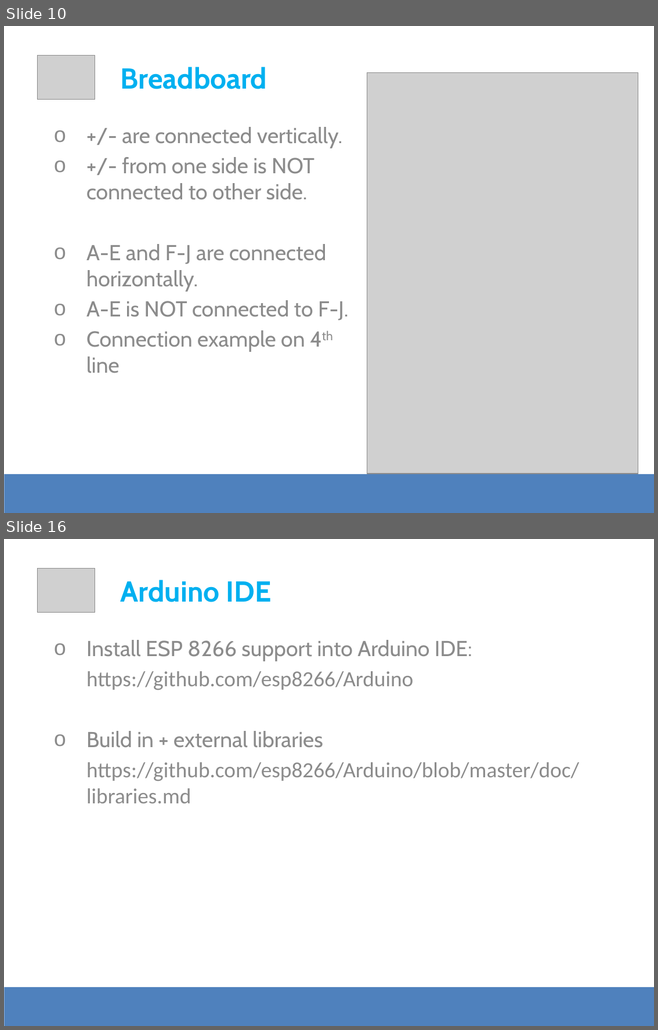
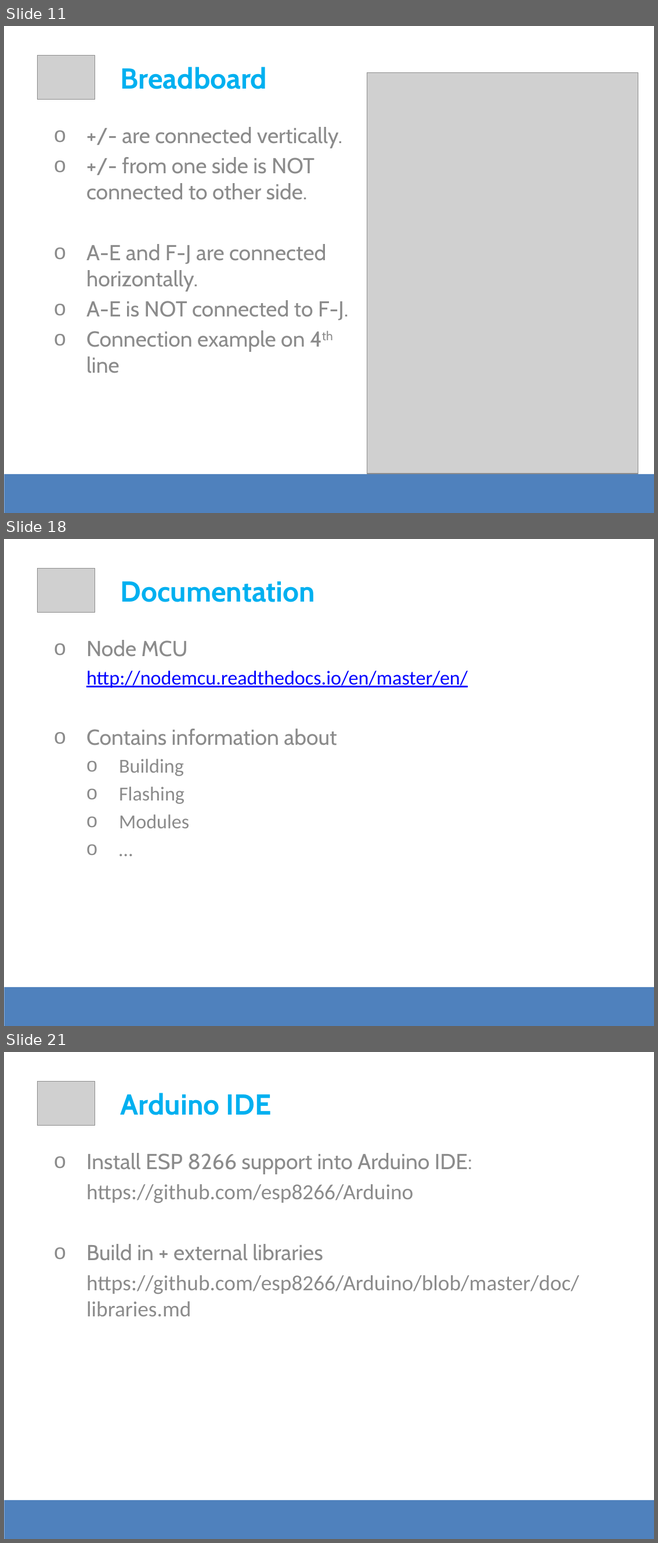
Before and after one commit to apolo-11/es-workshop-esp8266, a slide deck: DevSession - ESP8266.pptx. Shown one above the other, each under a label of ours: slides 10 and 16 before the commit, slides 11, 18 and 21 after it; the slides between them are not shown. The pictures are 658x1030 and 658x1543 pixels, drawn with LibreOffice and Linux fonts; fonts in the diff are those of the drawing; grey boxes stand for pictures. Boxes give left, top, right and bottom in pixels: in the first picture for what was removed or moved away, otherwise in the second. Text is boxed around its words. In the diff, an @@ line names an element or a change of style, - is before the commit and + after.

```diff
--- a/DevSession - ESP8266.pptx
+++ b/DevSession - ESP8266.pptx
@@ slide 18 added at box(4, 539, 654, 1026), background #FFFFFF @@
@@ picture added at box(37, 568, 95, 613) @@
@@ text added at box(121, 581, 315, 602), 32 pt, text #00B0F0, bold @@
+Documentation
@@ text added at box(86, 640, 467, 828), 22 pt, text #8C8C8C @@
+o Node MCU
+  http://nodemcu.readthedocs.io/en/master/en/
+o Contains information about
+  o Building
+  o Flashing
+  o Modules
+  o …
@@ rectangle added at box(4, 987, 654, 1026), fill #4F81BD @@
@@ what was slide 10 is now slide 11 @@
@@ what was slide 16 is now slide 21 @@
```
Also in this commit, not shown: 3 slides changed, 9 other slides added, 4 slides removed, 3 other files.
